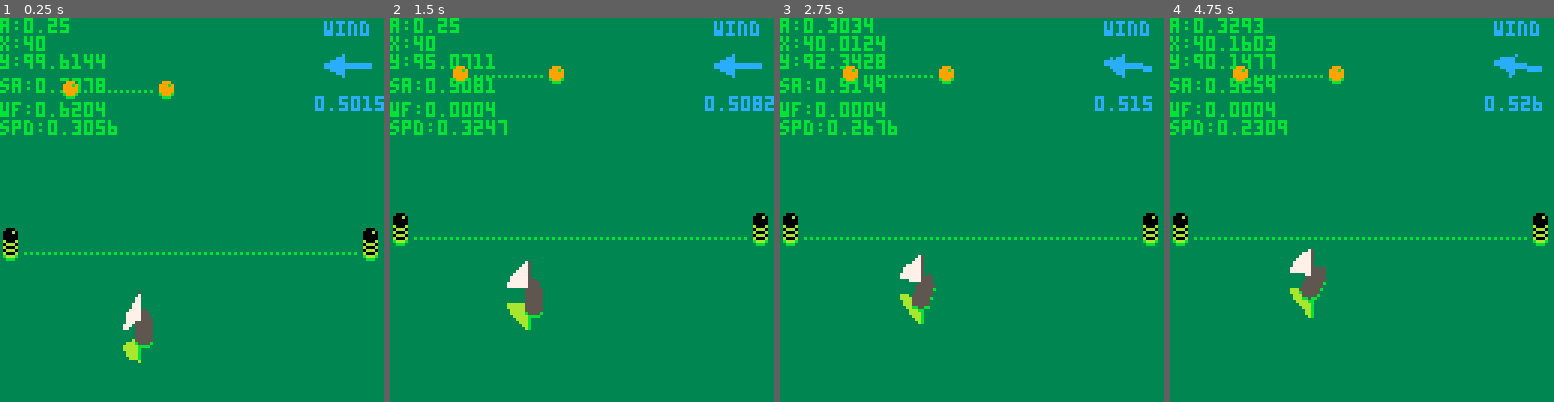
Above: before the commit, frames 1-4 (left to right).
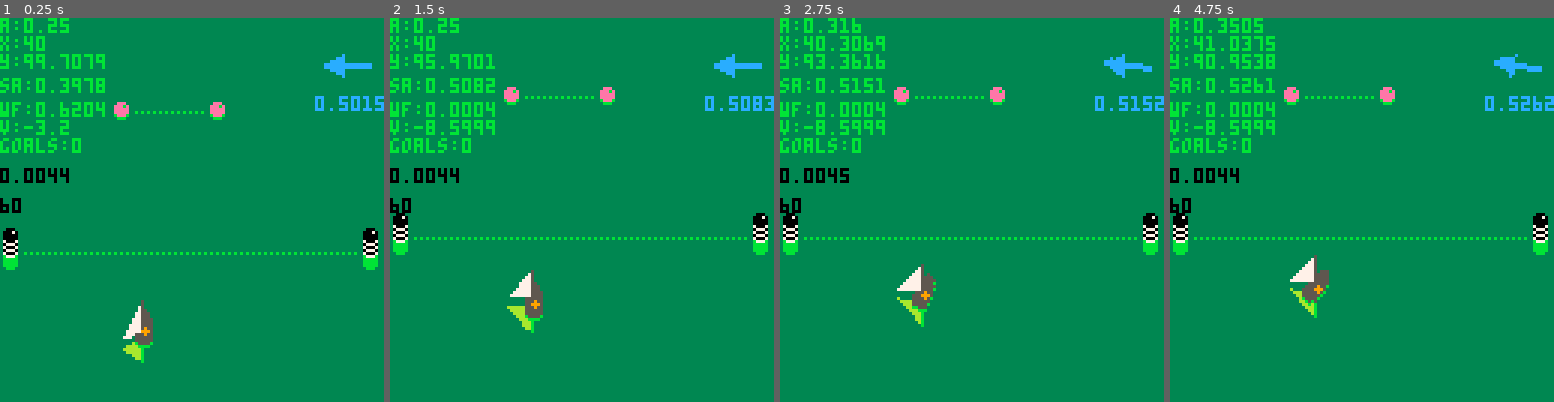
Above: after the commit, the same moments.

Repository: stekra/PICO-8-Carts
Game: PICO-8 cartridge boatgame.p8
Two runs of this game, one before a commit and one after it. Both use one fixed random seed, a clock stepped at 60 frames per second and the inputs below.
Inputs:
- Up to frame 1 (0.25 s): no input
- Up to frame 2 (1.5 s): tap O (Z key) at 0.7 s
- Up to frame 3 (2.75 s): hold Right 1.6-2.1 s; tap O (Z key) at 1.7, 2.1, 2.5 s; hold Right from 2.47 s (still down)
- Up to frame 4 (4.75 s): tap O (Z key) every 0.4 s from 2.9 to 4.5 s; release Right at 3.03 s; hold Left 3.08-3.58 s; hold Right 4.02-4.68 s

The runs differ from the first frame. In frame 1, 3.5% of the frame differs, in the area x 0-99%, y 0-90%; in frame 2, 3.5%; in frame 3, 3.8%; in frame 4, 4.1%, in the area x 0-100%, y 0-79%.

Commit message:
Update boatgame

Diff:
--- a/boatgame.p8
+++ b/boatgame.p8
@@ -9,12 +9,13 @@
 --  … detect gate pass
 --  ⧗ time/score
 --  ✽ wind behavior
+       -- change at wind-sock
 --  ˇ seagulls
 --  ◆ rocks
 --  ➡️ off-screen indicator
 --  ∧ water wave effects
 --  ❎ sfx (speed,gate,..)
---  ♪ music
+--  ♪ music and/or ambience
 
 function _init()
 	b={} -- boat
@@ -23,7 +24,8 @@
 	b.vx=0
 	b.vy=0
 	b.ang=0.25
-	b.spd=0.004
+	b.spd=0.0015
+	b.goals=0
 
 	s={} -- sail
 	s.x=b.x
@@ -34,11 +36,12 @@
 
 	v=0 -- vertical progress
 
-	-- gates
-	gx1=rnd(85)+2
-	gy1=rnd(30)
-	gx2=rnd(85)+2
-	gy2=-50+rnd(10)
+	vel=0
+
+	gates={}
+	add(gates, new_gate(32))
+	add(gates, new_gate(-42))
+	add(gates, new_gate(-106))
 end
 
 function _update60()
@@ -53,14 +56,18 @@
  falloff=0.99
  b.vx*=falloff
  b.vy*=falloff
- -- todo: prevent sliding
- -- somehow...
 
  b.x+=b.vx
  b.y+=b.vy
 
+ vel+=b.spd*wf
+ vel*=0.995
+
+ b.x-=cos(b.ang)*vel
+ b.y+=sin(b.ang)*vel
+
  -- turn ctrl
- t=0.004
+ t=0.006
  spd=sqrt(b.vx*b.vx+b.vy*b.vy)
  spd=(spd*2.5+0.2)
  if (btn(⬅️)) b.ang-=t*spd
@@ -74,65 +81,56 @@
 	end
 
  -- sail root position
- local offset=2
- s.x=b.x-cos(b.ang)*offset
- s.x-=0.5
- s.y=b.y+sin(b.ang)*offset
+ local offset=8
+-- s.x=b.x-cos(b.ang)*offset
+-- s.x-=0.5
+-- s.y=b.y+sin(b.ang)*offset
+ s.x=b.x+7.5
+ s.y=b.y+7.5
 
  -- turn wind
  wang=(wang+0.0001)%1
 
  -- scroll map
- if (b.y+v<64) v+=0.3 -- top
- if (b.y+v<32) v+=0.5 -- fast
+ if (b.y+v<74) v+=0.3 -- top
+ if (b.y+v<50) v+=0.6 -- fast
  if (b.y+v>90) v-=0.2 -- back
+
+ update_array(gates)
+
+ st=stat(1)
+ fps=stat(7)
 end
 
 function _draw()
 	cls(3)
-	color(11)
-	print("a:"..b.ang,0,0)
- print("x:"..b.x,0,6)
-	print("y:"..b.y,0,12)
-	print("sa:"..s.ang,0,20)
-	print("wf:"..wf,0,28)
-	print("spd:"..spd,0,34)
+	print(st,0,50,0)
+	print(fps,0,60,0)
+
+	draw_debug()
 
 	draw_sail_refl(s.x,s.y+v,s.ang)
 
- draw_start(80)
- gate1()
- gate2()
+ if (v<80) draw_start(80)
+ draw_array(gates)
 
  draw_boat(b.x,b.y+v,b.ang)
+	local start = stat(1)
+-- draw_sail(s.x,s.y+v,s.ang)
  draw_sail(s.x,s.y+v,s.ang)
-
- -- wind
+	printh("this took "..((stat(1)-start)*100).."% of a frame")
+
+-- draw_sock(108,16)
  rspr(64,16,108,8,wang,2)
- print("wind",108,1,12)
  print(wang,105,26,12)
-end
-
-
-function gate1()
- print("●………●",gx1,gy1+v+1,11)
- print("●      ●",gx1,gy1+v,9)
- if (gy1>-v+128) then
-  gx1=rnd(85)+2
-	 gy1=-v-1-rnd(30)
- end
-end
-
-function gate2()
- print("●………●",gx2,gy2+v+1,11)
- print("●      ●",gx2,gy2+v,14)
- if (gy2>-v+128) then
-  gx2=rnd(85)+2
-	 gy2=-v-1-rnd(30)
- end
+
+ circfill(b.x+8,b.y+8+v,1,9)
+
 end
 
 -->8
+-- borrowed functions 웃
+
 -- sprite rotation ✽
 -- by @fsouchu
 
@@ -168,8 +166,27 @@
  end
 end
 
+--pelogen_tri_176 ⧗
+--by @shiftalow
+function tri(v1,v2,v3,col)
+ color(col)
+ if(v1[2]>v2[2]) v1,v2=v2,v1
+	if(v1[2]>v3[2]) v1,v3=v3,v1
+	if(v2[2]>v3[2]) v3,v2=v2,v3
+	local l,c,r,t,m,b=v1[1],v2[1],v3[1],flr(v1[2]),flr(v2[2]),v3[2]
+	local i,j,k,r=(c-l)/(m-t),(r-l)/(b-t),(r-c)/(b-m),l
+	while t~=b do
+		if(t<0)t,l,r=0,l-i*t,v1 and r-j*t or r
+		for t=t,min(m-1,127) do
+			rectfill(l,t,r,t)
+			r+=j
+			l+=i
+		end
+		l,t,m,i,v1=c,m,b,k
+	end
+end
 -->8
--- draw functions ∧
+-- object functions ★
 
 function draw_boat(x,y,a)
  for i=0,1 do
@@ -179,7 +196,7 @@
  end
 end
 
-function draw_sail(x,y,a)
+function draw_sail_old(x,y,a)
  for i=2,11 do
   local sx=16*(i%8)
   local sy=16*flr(i/8)
@@ -187,17 +204,28 @@
  end
 end
 
+function draw_sail(x,y,a)
+ local ax=cos(a)
+ local ay=sin(a)
+ local p1={x,y-1}
+ local p2={x,y-10}
+ local p3={x+ax*8,y-1-ay*8}
+ tri(p1,p2,p3,7)
+ line(x,y,x,y-10,5)
+end
+
 function draw_sail_refl(x,y,a)
- for i=2,11 do
-  local sx=16*(i%8)
-  local sy=16*flr(i/8)
-  pal(7,10)
-  pal(5,11)
---  rspr(sx,sy,x+sin(i*time()/10),y+i,a,2)
-  rspr(sx,sy,x,y+i,a,2)
-  pal()
-  pal(10,138,1)
- end
+ pal(7,10)
+ pal(5,11)
+ local ax=cos(a)
+ local ay=sin(a)
+ local p1={x,y+2}
+ local p2={x,y+10}
+ local p3={x+ax*8,y+2-ay*8}
+ tri(p1,p2,p3,7)
+ line(x,y,x,y+10,5)
+ pal()
+ pal(10,138,1)
 -- for i=2,30,2 do
 --  line(x,y+i,x+16,y+i,3)
 -- end
@@ -208,13 +236,83 @@
 	print("…………",32,y+v,11)
 	print("…………",64,y+v,11)
 	print("………●",96,y+v,11)
+	for i=0,4,2 do -- reflection
+		print("●",0,y-1+i+v,11)
+	 print("●",120,y-1+i+v,11)
+	end
 	for i=0,4,2 do
-		print("●",0,y-1-i+v,10)
+		print("●",0,y-1-i+v,7)
 	 print("●",0,y-2-i+v,0)
-	 print("●",120,y-1-i+v,10)
+	 print("●",120,y-1-i+v,7)
 	 print("●",120,y-2-i+v,0)
 	end
 end
+
+function draw_sock(x,y)
+ for i=0,13 do
+  local sx=16*(i%8)
+  local sy=16*flr(i/8)
+  rspr(0+sx,32+sy,x,y-i,wang,2)
+ end
+ pal(7,10)
+ pal(5,11)
+ pal(8,11)
+ for i=0,13 do -- reflection
+  local sx=16*(i%8)
+  local sy=16*flr(i/8)
+  rspr(0+sx,32+sy,x,y+i,wang,2)
+ end
+ pal()
+ pal(10,138,1)
+end
+
+function new_gate(y)
+ local g={}
+ g.x=rnd(85)+2
+ g.y=y
+ g.yoff=0
+ g.passed=false
+ g.draw=function(this)
+ 	print("●………●",g.x,g.y+v+1,11)
+ 	if (g.passed) then color(12)
+ 	else color(14)
+ 	end
+ 	print("●      ●",g.x,g.y+v)
+ end
+ g.update=function(this)
+  if (g.y>-v+128+g.yoff) then
+   yoff=rnd(30)
+   g.x=rnd(85)+2
+	  g.y=-v-53-g.yoff
+	  g.passed=false
+	 end
+	 if (b.y<g.y) then
+	 	if (b.x+4>g.x and b.x<g.x+32) then
+	 	 if(not g.passed) then
+	 	  g.pass(this)
+	 	  b.goals+=1
+	 	 end
+	 	end
+	 end
+ end
+ g.pass=function(this)
+  g.passed=true
+ end
+ return g
+end
+
+function update_array(array)
+ for obj in all(array) do
+  obj.update(obj)
+ end
+end
+
+function draw_array(array)
+ for obj in all(array) do
+  obj.draw(obj)
+ end
+end
+
 -->8
 -- helper functions ♥
 
@@ -238,6 +336,48 @@
  return a
 end
 
+function draw_debug()
+	color(11)
+	print("a:"..b.ang,0,0)
+ print("x:"..b.x,0,6)
+	print("y:"..b.y,0,12)
+	print("sa:"..s.ang,0,20)
+	print("wf:"..wf,0,28)
+	print("v:"..v,0,34)
+	print("goals:"..b.goals,0,40)
+end
+…(32 lines of a section not shown)…
 
 
 
@@ -398,4 +538,4 @@
 
 
 __map__
-3d00000000000000000000000000000000000000000000000000000000000000000000000000000000000000000000000000000000000000000000000000000000000000000000000000000000000000000000000000000000000000000000000000000000000000000000000000000000000000000000000000000000000000
+3d0000000000000000000000002a000000000000000000000000000000000000000000000000000000000000000000000000000000000000000000000000000000000000000000000000000000000000000000000000000000000000000000000000000000000000000000000000000000000000000000000000000000000000
Not shown, changed: 62 lines of the sprite sheet (__gfx__) section of boatgame.p8
Not shown, changed: the thumbnail (__label__) section of boatgame.p8
